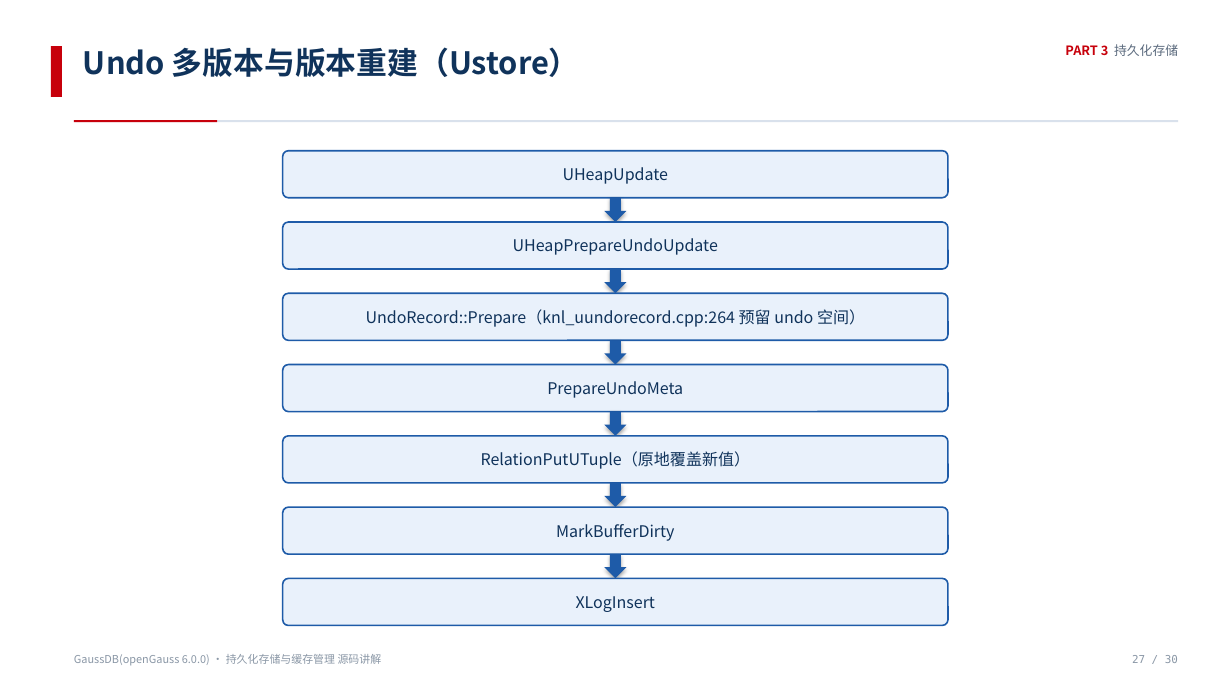
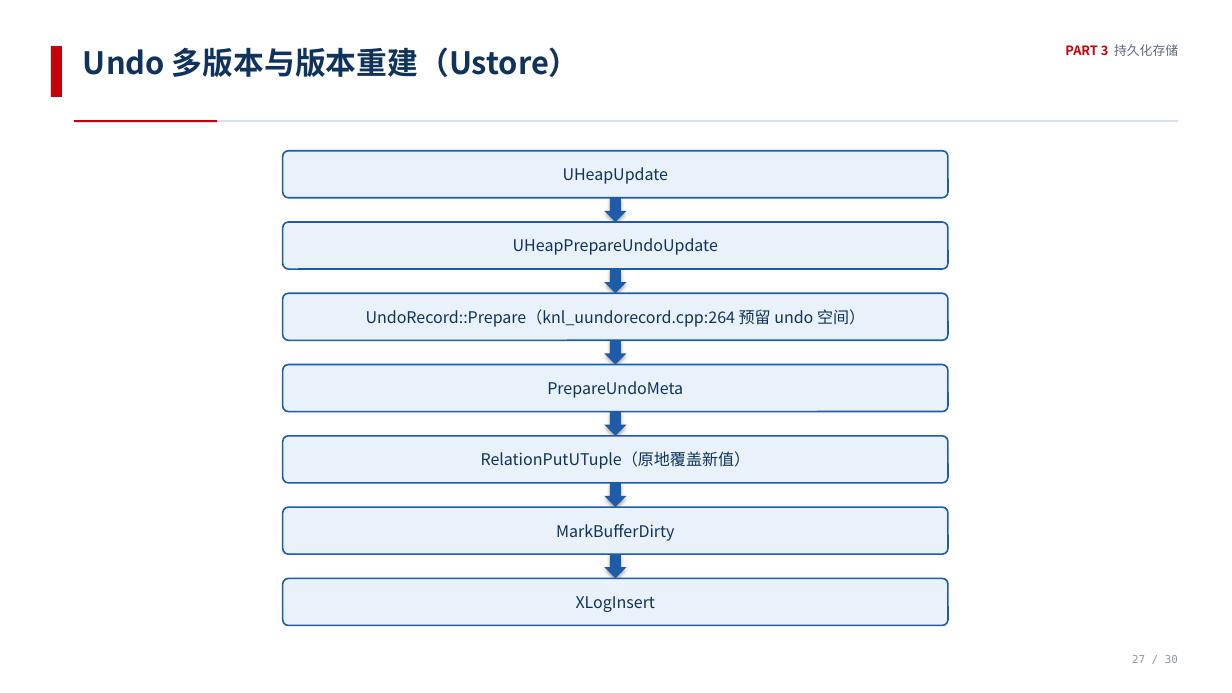
Before and after one commit to Edfghdrtxxx/OrbitOS, a slide deck: slide 26 of 50_Resources/GaussDB_openGauss_存储与缓存_源码讲解.pptx (slide 27 before the commit). Drawn at 1232x693 pixels with LibreOffice and Linux fonts; fonts in the diff are those of the drawing. Boxes give left, top, right and bottom in pixels: in the first picture for what was removed or moved away, otherwise in the second. Text is boxed around its words. In the diff, an @@ line names an element or a change of style, - is before the commit and + after.

```diff
--- a/50_Resources/GaussDB_openGauss_存储与缓存_源码讲解.pptx
+++ b/50_Resources/GaussDB_openGauss_存储与缓存_源码讲解.pptx
@@ text removed at bbox=[74, 654, 382, 666] @@
-GaussDB(openGauss 6.0.0) · 持久化存储与缓存管理 源码讲解
```
Also in this commit, not shown: 27 other slides changed, 1 slide removed.
